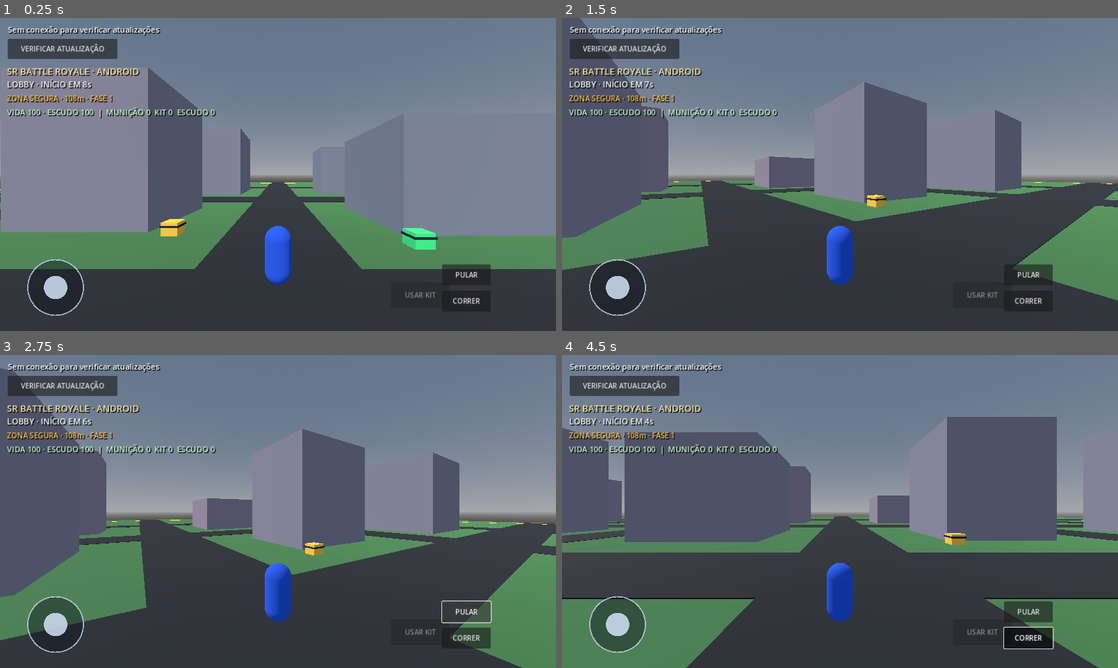
Above: before the commit, frames 1-4 (two rows, left to right).
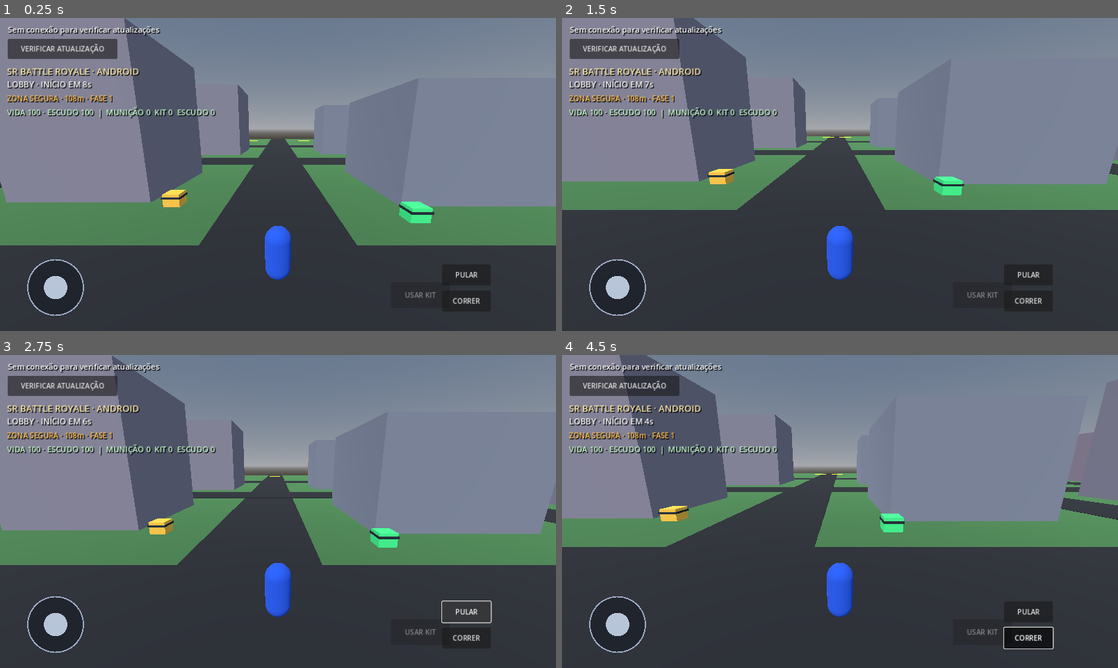
Above: after the commit, the same moments.

Repository: ffuxyxfyxhcocyocg-art/OPEN-WORLD-ANDROID
Game: Godot game, scene res://scenes/main.tscn
The game is run twice, just before and just after one commit, with the same random seed, the same clock (stepped at 60 frames per second) and the same inputs.
Inputs (mouse positions are in pixels of both pictures, inside the frame that each line leads up to):
- Up to frame 1 (0.25 s): no input
- Up to frame 2 (1.5 s): tap Enter (ui_accept) at 0.5 s; drag from (617, 287) to (895, 105) at 0.52 s; drag from (728, 190) to (812, 237) at 1.27 s
- Up to frame 3 (2.75 s): click "PULAR" at 2 s
- Up to frame 4 (4.5 s): move the mouse to (895, 442) at 2.77 s; hold Right (ui_right) 2.78-3.5 s; tap Enter (ui_accept) at 2.85 s; click (895, 442) at 2.92 s; drag from (812, 574) to (673, 464) at 3.52 s; click "CORRER" at 4.25 s

The runs differ from the first frame. In frame 1, 23% of the frame differs, in the area x 0-100%, y 0-86%; in frame 2, 37%; in frame 3, 41%, in the area x 0-100%, y 0-100%; in frame 4, 39%.

Commit message:
Add native parachute glide and right-side touch camera to Android character

Diff:
--- a/godot/scripts/player.gd
+++ b/godot/scripts/player.gd
@@ -5,6 +5,7 @@
 @export var jump_velocity := 5.0
 var mobile_direction := Vector2.ZERO
 var running := false
+var parachuting := false
 var camera_yaw := 0.0
 var camera_pitch := -0.22
 var camera_pivot: Node3D
@@ -39,9 +40,14 @@
 
 func _physics_process(delta: float) -> void:
 	if not is_on_floor():
-		velocity.y -= 9.8 * delta
-	elif Input.is_action_just_pressed("ui_accept"):
-		velocity.y = jump_velocity
+		velocity.y -= (2.5 if parachuting else 9.8) * delta
+		if parachuting:
+			velocity.y = maxf(velocity.y, -4.5)
+	else:
+		if parachuting:
+			parachuting = false
+		if Input.is_action_just_pressed("ui_accept"):
+			velocity.y = jump_velocity
 
 	var keyboard := Input.get_vector("ui_left", "ui_right", "ui_up", "ui_down")
 	var input_dir := mobile_direction if mobile_direction.length() > 0.12 else keyboard
@@ -53,6 +59,8 @@
 	velocity.z = direction.z * speed
 	if direction.length() > 0.1:
 		rotation.y = lerp_angle(rotation.y, atan2(direction.x, direction.z), delta * 10.0)
+	camera_pivot.rotation.y = camera_yaw - rotation.y
+	camera_pivot.rotation.x = camera_pitch
 	move_and_slide()
 
 func set_mobile_direction(value: Vector2) -> void:
@@ -64,3 +72,13 @@
 func jump() -> void:
 	if is_on_floor():
 		velocity.y = jump_velocity
+
+func _unhandled_input(event: InputEvent) -> void:
+	if event is InputEventScreenDrag:
+		var screen_width := get_viewport().get_visible_rect().size.x
+		if event.position.x > screen_width * 0.44:
+			camera_yaw -= event.relative.x * 0.006
+			camera_pitch = clampf(camera_pitch - event.relative.y * 0.004, -0.65, 0.20)
+	elif event is InputEventMouseMotion and Input.is_mouse_button_pressed(MOUSE_BUTTON_RIGHT):
+		camera_yaw -= event.relative.x * 0.006
+		camera_pitch = clampf(camera_pitch - event.relative.y * 0.004, -0.65, 0.20)
